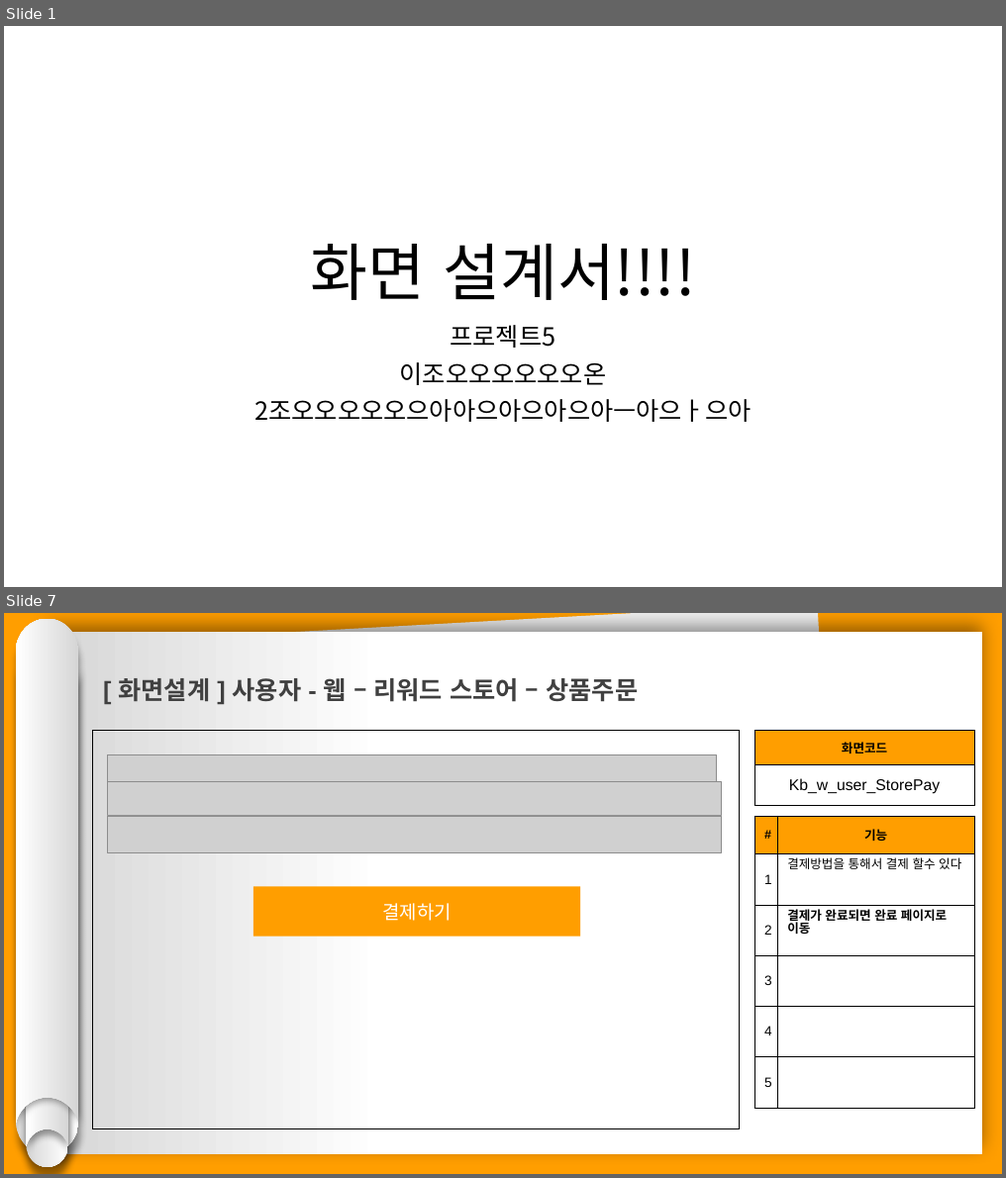
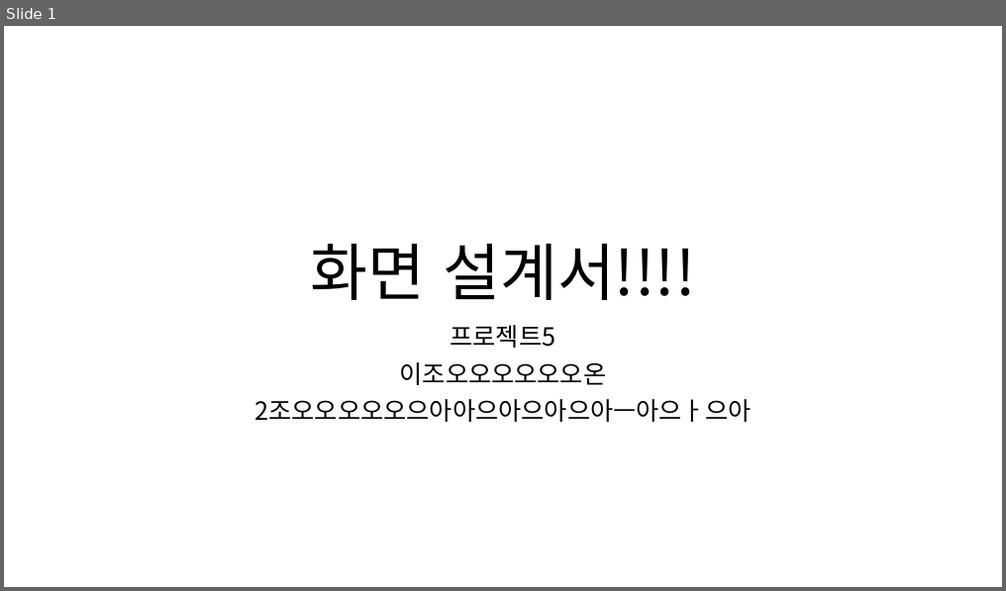
Before and after one commit to hhsw07/ezen-academy-projects, a slide deck: 0 발표용 파워포인트/project06 - 파워포인트 종합 - 기범.pptx. Shown one above the other, each under a label of ours: slides 1 and 7 before the commit, slide 1 after it; the slides between them are not shown. The pictures are 1006x1178 and 1006x591 pixels, drawn with LibreOffice and Linux fonts; fonts in the diff are those of the drawing; grey boxes stand for pictures. Boxes give left, top, right and bottom in pixels: in the first picture for what was removed or moved away, otherwise in the second. Text is boxed around its words. In the diff, an @@ line names an element or a change of style, - is before the commit and + after.

```diff
--- a/0 발표용 파워포인트/project06 - 파워포인트 종합 - 기범.pptx
+++ b/0 발표용 파워포인트/project06 - 파워포인트 종합 - 기범.pptx
@@ slide 7 removed at <box>4,613,1002,1174</box>, background #FF9E00 @@
@@ group removed at <box>16,619,79,1167</box>: 4 freeform shapes @@
@@ rectangle removed at <box>48,632,983,1155</box> @@
@@ rectangle removed at <box>58,613,846,1154</box> @@
@@ text removed at <box>119,678,638,702</box> @@
-[ 화면설계 ] 사용자 - 웹 – 리워드 스토어 – 상품주문
@@ rectangle removed at <box>92,731,739,1130</box> @@
@@ table removed at <box>754,731,975,805</box>, 2 rows, 1 columns @@
-화면코드
-Kb_w_user_StorePay
@@ picture removed at <box>107,755,717,781</box> @@
@@ picture removed at <box>107,782,721,816</box> @@
@@ picture removed at <box>107,816,722,853</box> @@
@@ table removed at <box>754,816,975,1108</box>, 6 rows, 2 columns @@
-# | 기능
-1 | 결제방법을 통해서 결제 할수 있다
-2 | 결제가 완료되면 완료 페이지로 이동
-3 | 
-4 | 
-5 | 
@@ rectangle removed at <box>253,887,580,937</box> @@
-결제하기
```
Also in this commit, not shown: 12 slides changed.
